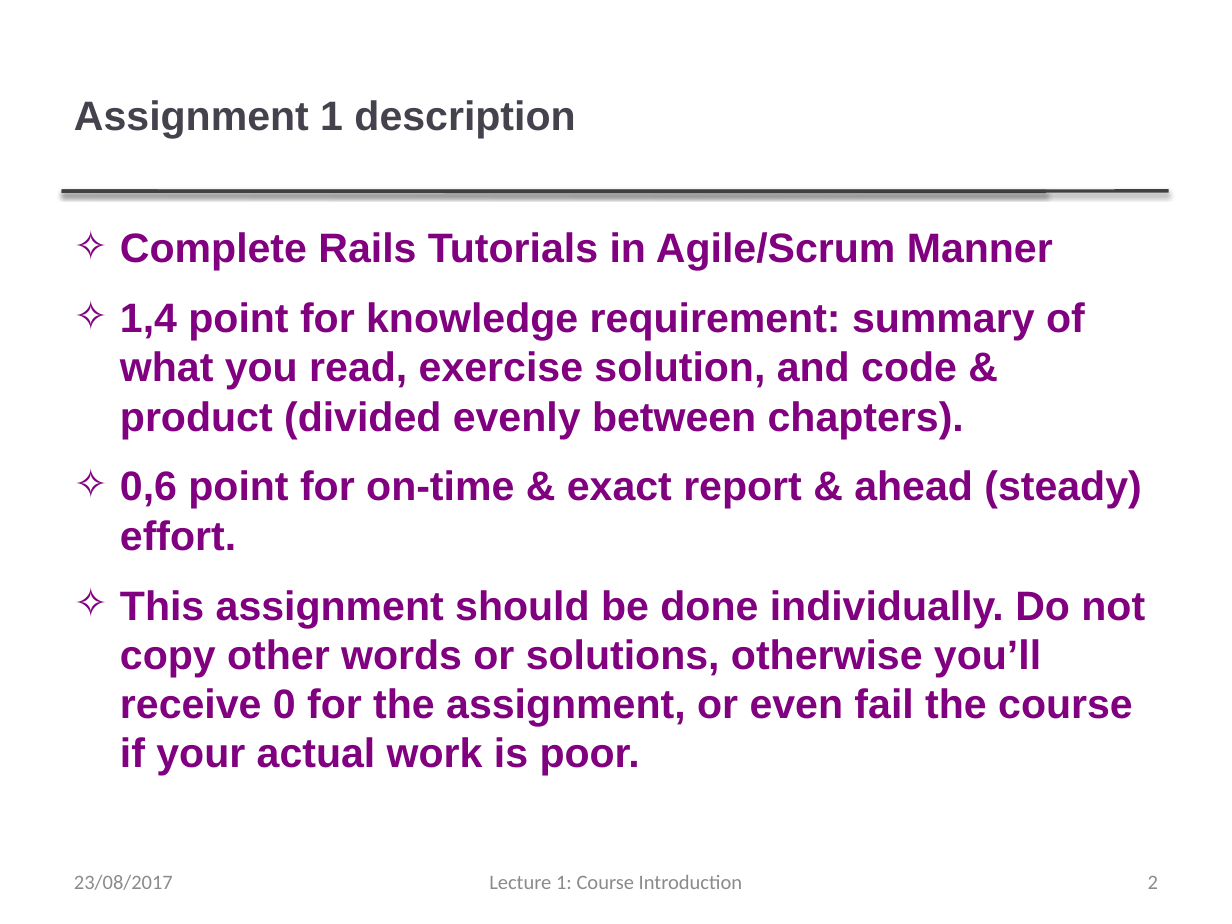
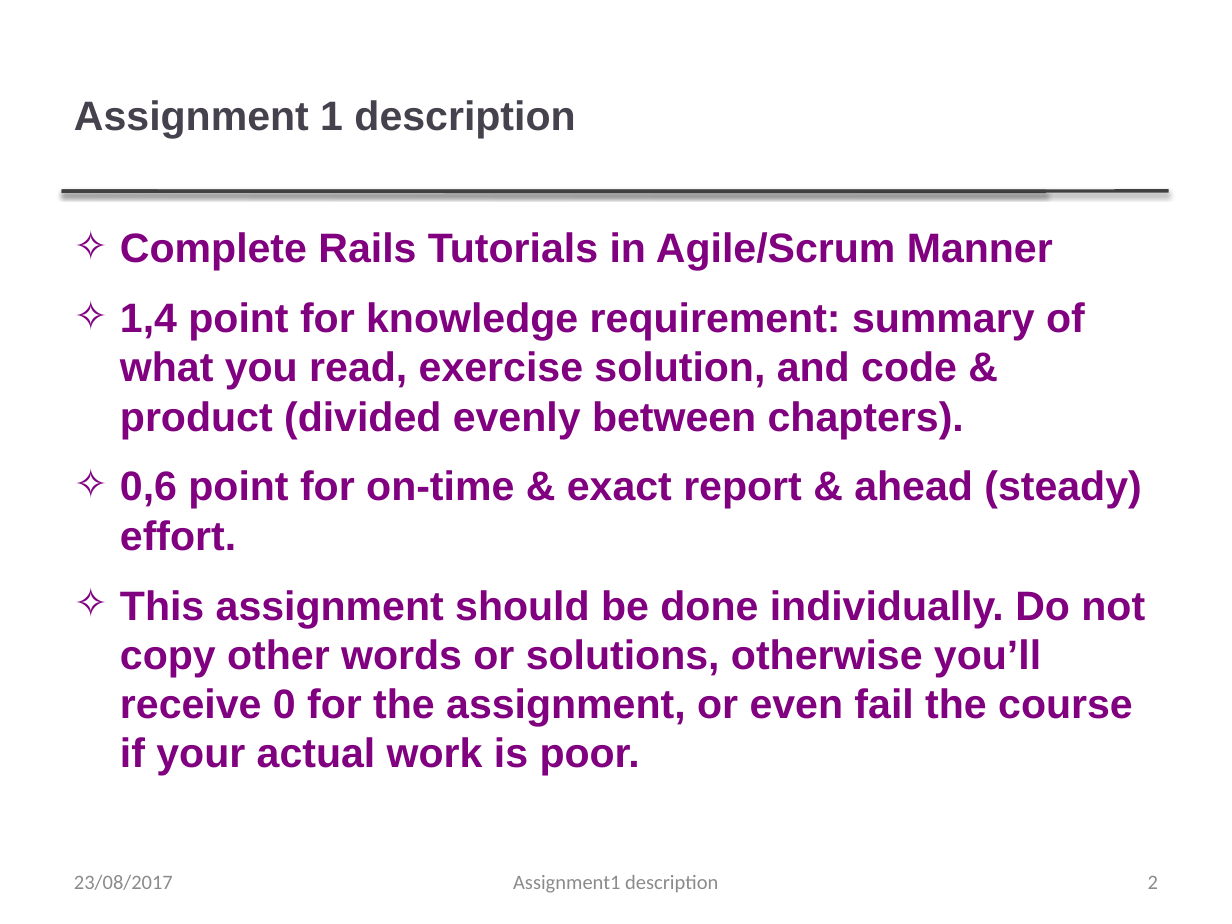
Before and after one commit to thanqminh/thanqminh.github.io, a slide deck: slide 2 of courses/sehci/assignment1.pptx. Drawn at 1232x924 pixels with LibreOffice and Linux fonts; fonts in the diff are those of the drawing. Boxes give left, top, right and bottom in pixels: in the first picture for what was removed or moved away, otherwise in the second. Text is boxed around its words. In the diff, an @@ line names an element or a change of style, - is before the commit and + after.

Commit message:
Update assignment 1

```diff
--- a/courses/sehci/assignment1.pptx
+++ b/courses/sehci/assignment1.pptx
@@ text at [513,875,718,893]: text changed @@
-Lecture 1: Course Introduction
+Assignment1 description
```
Also in this commit, not shown: 4 other slides changed, 1 slide removed.
